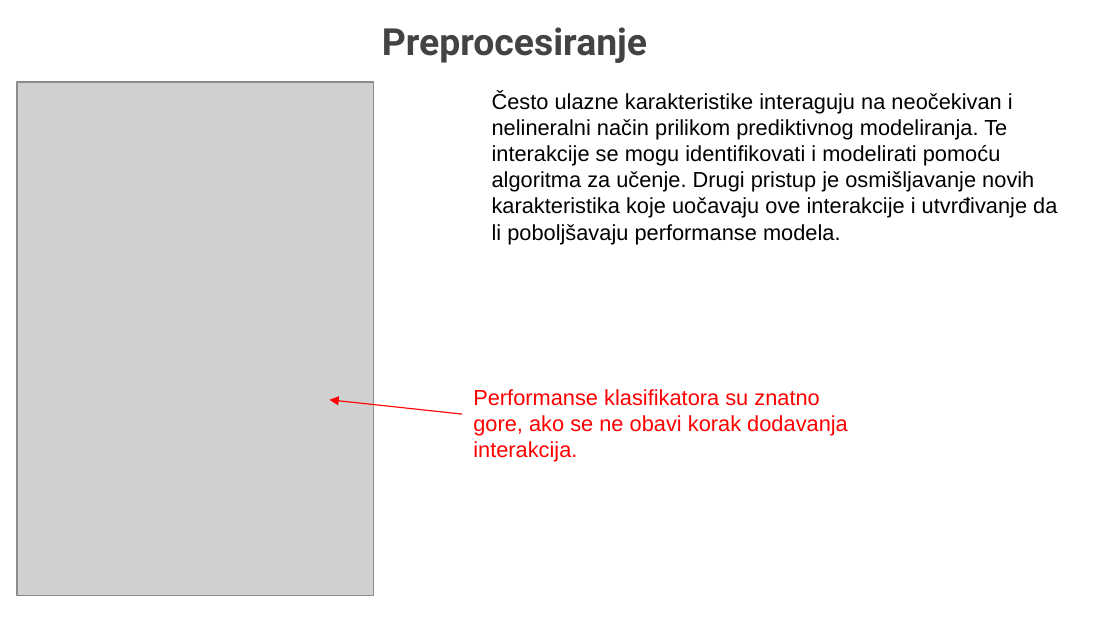
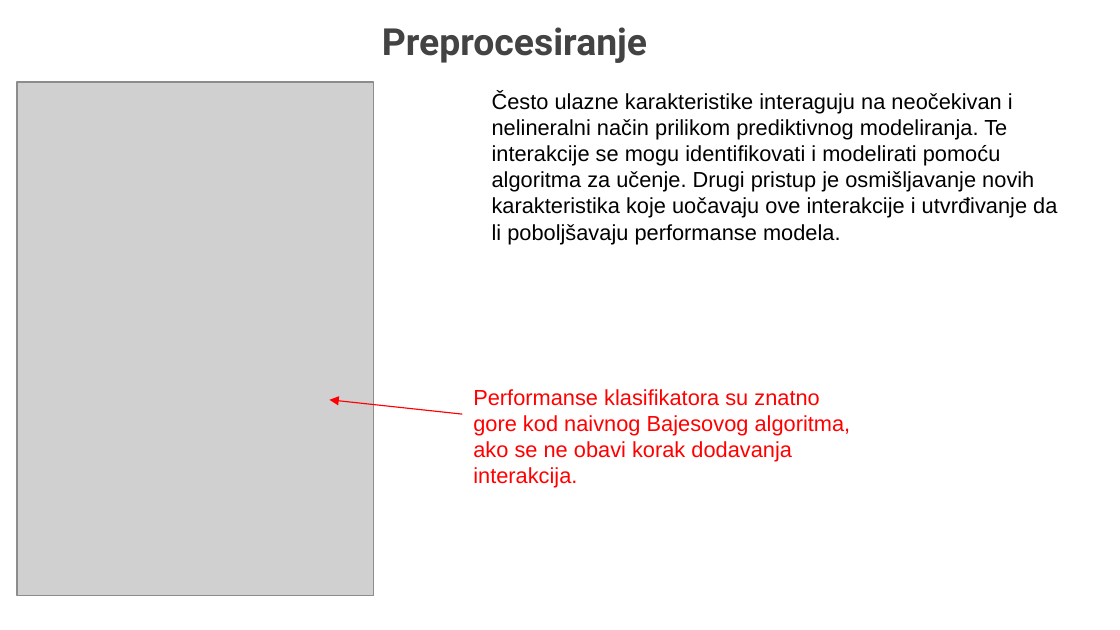
Before and after one commit to danica540/tehnike-i-metode-analize-podaka, a slide deck: slide 6 of Tehnike i metode analize podataka - Danica Djordjevic 1121 Prezentacijaa.pptx. Drawn at 1120x630 pixels with LibreOffice and Linux fonts; fonts in the diff are those of the drawing; grey boxes stand for pictures; background and template pictures are left out. Boxes give left, top, right and bottom in pixels: in the first picture for what was removed or moved away, otherwise in the second. Text is boxed around its words. In the diff, an @@ line names an element or a change of style, - is before the commit and + after.

```diff
--- a/Tehnike i metode analize podataka - Danica Djordjevic 1121 Prezentacijaa.pptx
+++ b/Tehnike i metode analize podataka - Danica Djordjevic 1121 Prezentacijaa.pptx
@@ text at (x1=473, y1=389, x2=851, y2=488): text changed @@
-Performanse klasifikatora su znatno gore, ako se ne obavi korak dodavanja interakcija.
+Performanse klasifikatora su znatno gore kod naivnog Bajesovog algoritma, ako se ne obavi korak dodavanja interakcija.
```
Also in this commit, not shown: 4 other slides changed, 4 slides added, 7 other files.
